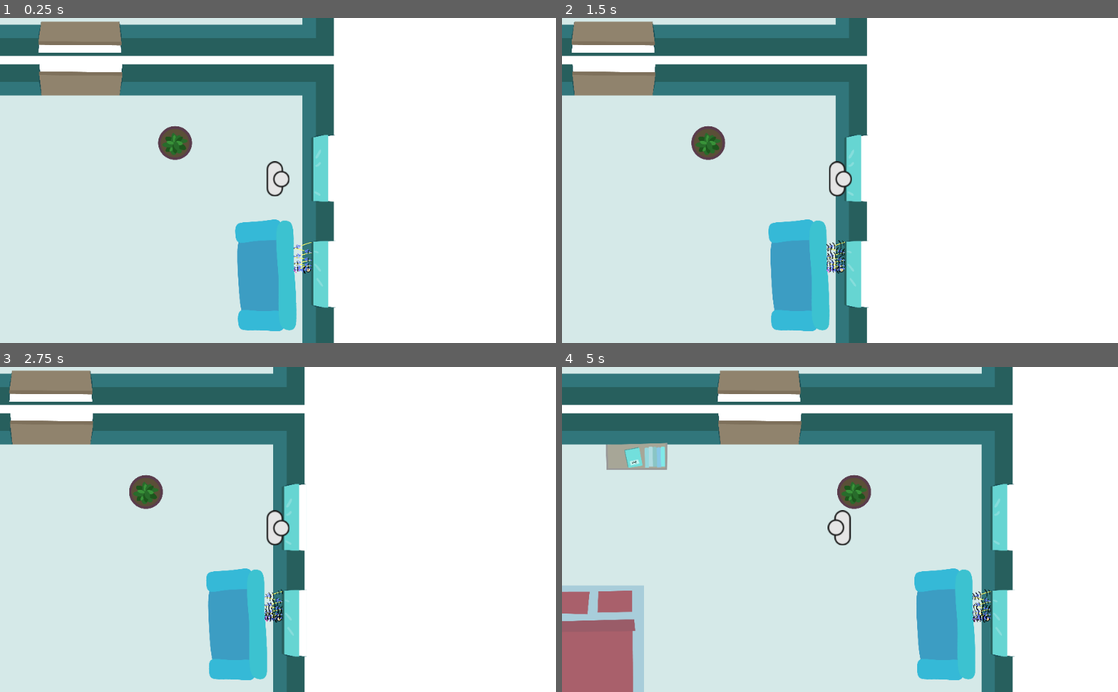
Above: before the commit, frames 1-4 (two rows, left to right).
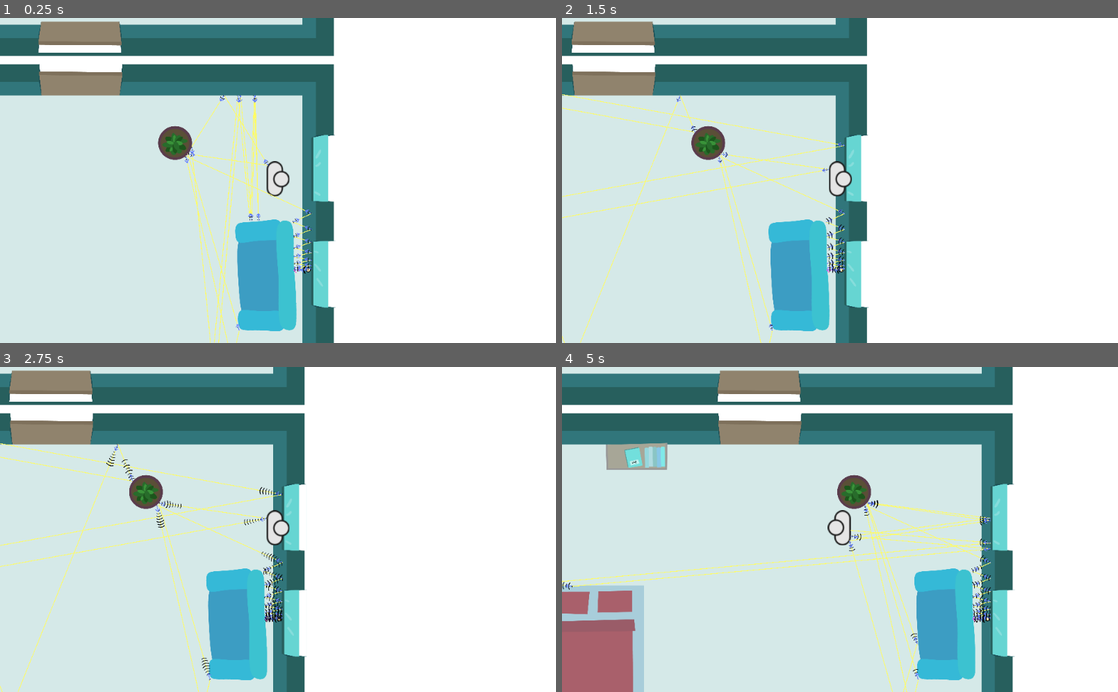
Above: after the commit, the same moments.

Repository: gingergenius/Spotify1962
Game: Godot game, scene res://scenes/levels/advanced_level.tscn
Same seed, same stepped clock (60 frames per second), same inputs: the game is played once before the commit and once after it.
Inputs (mouse positions are in pixels of both pictures, inside the frame that each line leads up to):
- Up to frame 1 (0.25 s): no input
- Up to frame 2 (1.5 s): move the mouse to (962, 164) at 0.52 s; hold D (player_right) 0.53-1.25 s; hold Space (player_pull) 0.53-1.25 s; click (962, 164) at 0.67 s; drag from (728, 196) to (812, 245) at 1.27 s
- Up to frame 3 (2.75 s): move the mouse to (333, 458) at 2.02 s; hold D (player_right) from 2.03 s (still down); hold Space (player_pull) from 2.03 s (still down)
- Up to frame 4 (5 s): release D (player_right) at 2.75 s; release Space (player_pull) at 2.75 s; drag from (812, 594) to (673, 480) at 2.77 s; move the mouse to (1006, 578) at 3.52 s; hold A (player_left) 3.53-4.25 s; hold Space (player_pull) 3.53-4.25 s; drag from (673, 480) to (756, 448) at 4.27 s

The runs differ from the first frame. In frame 1, 1.3% of the frame differs, in the area x 33-57%, y 23-100%; in frame 2, 1.3%; in frame 3, 1.5%; in frame 4, 1.8%, in the area x 0-78%, y 40-100%.

Commit message:
Exporting Caster settings (num iter, ray length) and tweaked values for them

Diff:
--- a/RayCast.gd
+++ b/RayCast.gd
@@ -13,6 +13,8 @@
 var goal_position
 
 export var transmission_points = PoolVector2Array()
+export var max_num_iter = 30
+export var ray_length = 10000.0
 
 func updateLinePoints(line, points):
 	for i in range (points.size()):
@@ -76,7 +78,7 @@
 
 			falling = falling.normalized()
 			var reflected = falling.reflect(normal)
-			var new_target = collision_point + (-reflected) * 2000
+			var new_target = collision_point + (-reflected) * ray_length
 			return cast_ray(collision_point + normal*0.001, new_target, points, cur_depth, max_depth)
 		else:
 			points.push_back(target)
@@ -85,7 +87,7 @@
 func _physics_process(delta):
 	# set up origin and target
 	origin = self.position
-	target = origin + Vector2(cos(self.rotation), sin(self.rotation)) * 10000
+	target = origin + Vector2(cos(self.rotation), sin(self.rotation)) * ray_length
 
 	if source_position and goal_position:
 		origin = source_position
@@ -108,7 +110,7 @@
 	transmission_objects = {}
 	var points = PoolVector2Array()
 	points.push_back(origin)
-	points = cast_ray(origin, target, points, 0, 10)
+	points = cast_ray(origin, target, points, 0, max_num_iter)
 
 	if transmission_points.size() != points.size():
 		transmission_has_changed = true
--- a/objects/Caster.tscn
+++ b/objects/Caster.tscn
@@ -4,11 +4,13 @@
 [ext_resource path="res://images/emitter.png" type="Texture" id=2]
 [ext_resource path="res://objects/Transmission.tscn" type="PackedScene" id=3]
 
-[node name="Caster" type="Node2D"]
+[node name="Caster" type="Node2D" index="0"]
 
 script = ExtResource( 1 )
 _sections_unfolded = [ "Transform" ]
 transmission_points = PoolVector2Array(  )
+max_num_iter = 30
+ray_length = 10000.0
 
 [node name="Line" type="Line2D" parent="." index="0"]
 
